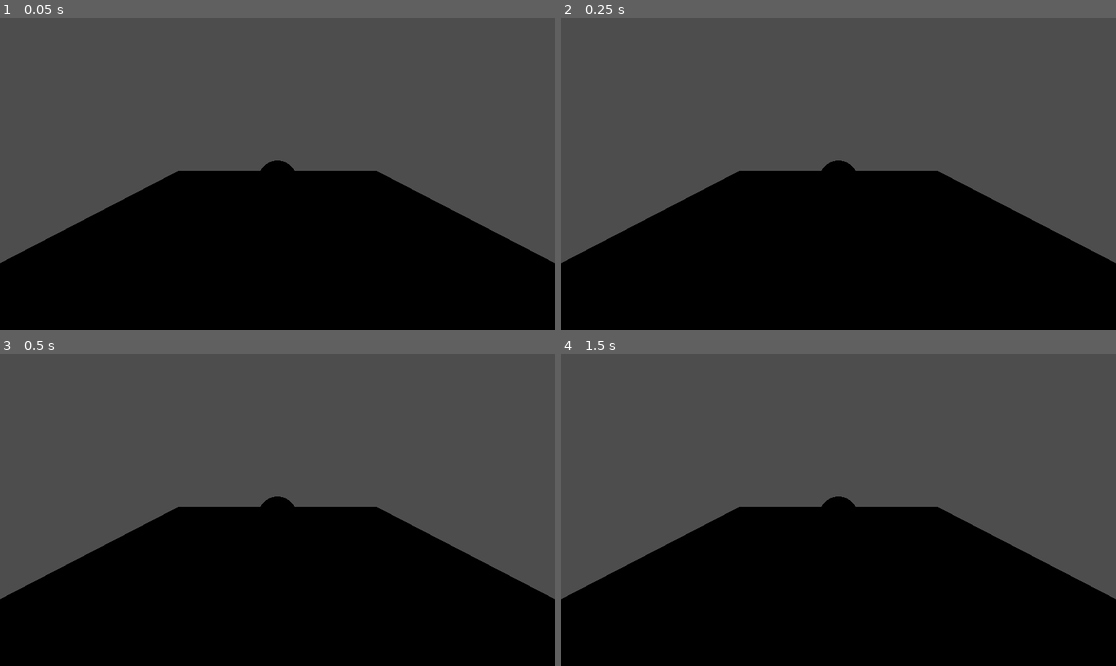
Above: before the commit, frames 1-4 (two rows, left to right).
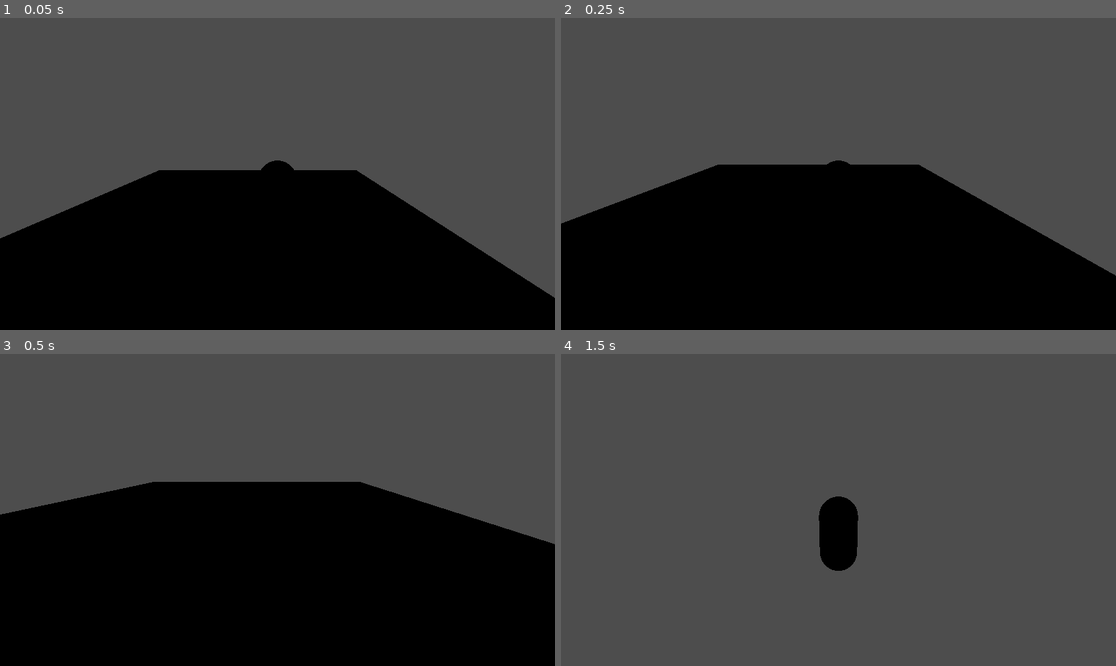
Above: after the commit, the same moments.

Repository: flaco99/valentine
Game: Godot game, scene res://node_3d.tscn
Same seed, same stepped clock (60 frames per second), same inputs: the game is played once before the commit and once after it. The project has no main scene, so this scene is started directly.
Inputs:
- Up to frame 1 (0.05 s): no input
- Up to frame 2 (0.25 s): no input
- Up to frame 3 (0.5 s): no input
- Up to frame 4 (1.5 s): no input

The runs differ from the first frame. In frame 1, 4.2% of the frame differs, in the area x 0-100%, y 48-90%; in frame 2, 4.2%; in frame 3, 12%; in frame 4, 40%, in the area x 0-100%, y 48-100%.

Commit message:
added player script

Diff:
--- a/node_3d.tscn
+++ b/node_3d.tscn
@@ -1,4 +1,6 @@
-[gd_scene load_steps=5 format=3 uid="uid://b21vnp4qrdvlv"]
+[gd_scene load_steps=6 format=3 uid="uid://b21vnp4qrdvlv"]
+
+[ext_resource type="Script" path="res://player.gd" id="1_v0o8w"]
 
 [sub_resource type="CapsuleMesh" id="CapsuleMesh_34p6q"]
 
@@ -12,6 +14,7 @@
 [node name="Node3D" type="Node3D"]
 
 [node name="Player" type="CharacterBody3D" parent="."]
+script = ExtResource("1_v0o8w")
 
 [node name="MeshInstance3D" type="MeshInstance3D" parent="Player"]
 mesh = SubResource("CapsuleMesh_34p6q")
--- /dev/null
+++ b/player.gd
@@ -0,0 +1,35 @@
+extends CharacterBody3D
+
+@export var speed: float = 5.0  # Movement speed
+@export var jump_force: float = 5.0  # Jump strength
+var gravity: float = 9.8  # Gravity value
+
+func _physics_process(delta):
+	var direction = Vector3.ZERO
+
+	# Get player input
+	if Input.is_action_pressed("move_forward"):
+		direction.z -= 1
+	if Input.is_action_pressed("move_backward"):
+		direction.z += 1
+	if Input.is_action_pressed("move_left"):
+		direction.x -= 1
+	if Input.is_action_pressed("move_right"):
+		direction.x += 1
+
+	# Normalize direction for smooth diagonal movement
+	direction = direction.normalized()
+
+	# Apply movement
+	velocity.x = direction.x * speed
+	velocity.z = direction.z * speed
+
+	# Apply gravity
+	if not is_on_floor():
+		velocity.y -= gravity * delta
+
+	# Jumping
+	if Input.is_action_just_pressed("jump") and is_on_floor():
+		velocity.y = jump_force
+
+	move_and_slide()
